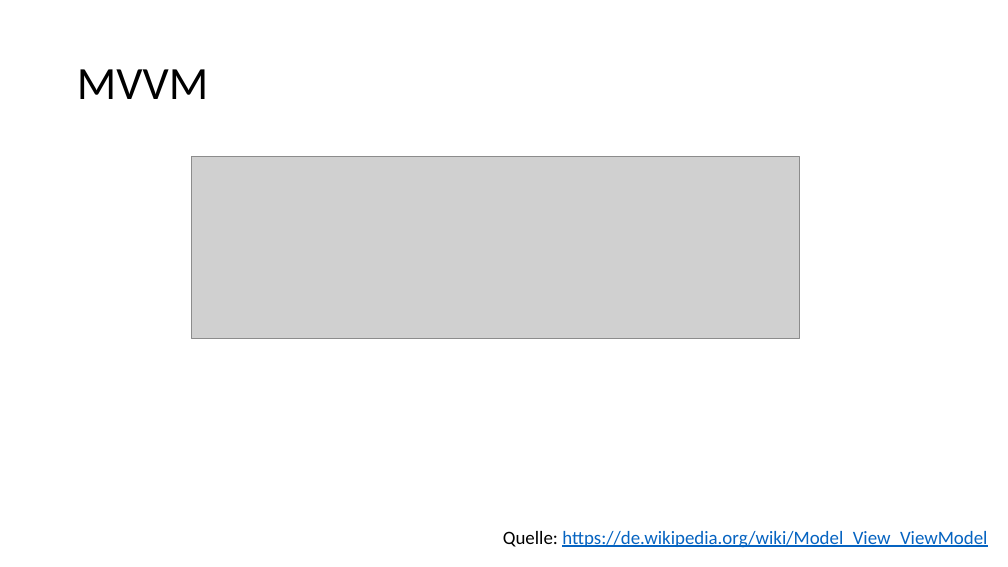
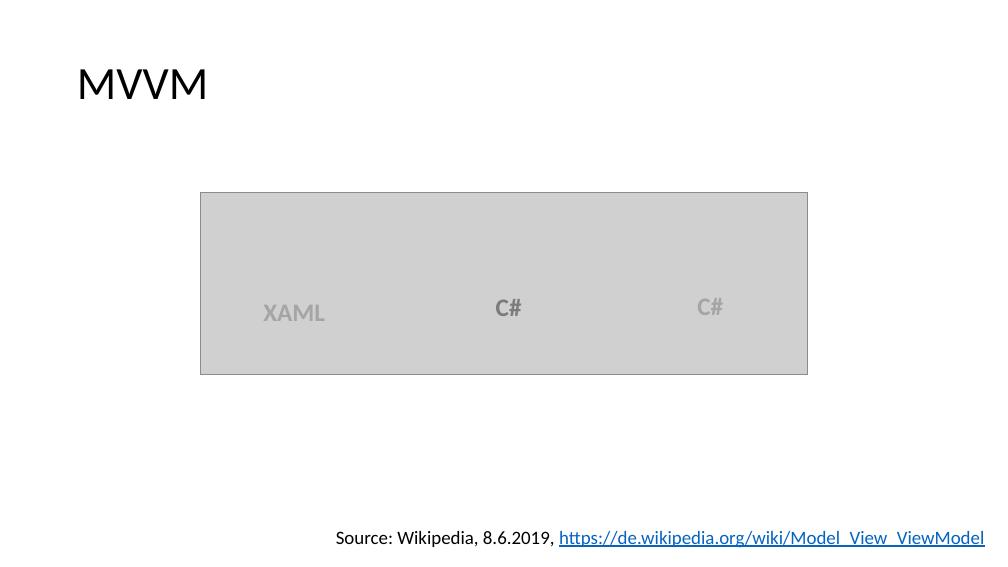
Before and after one commit to FrankPfattheicher/stonehenge.Chromely, a slide deck: slide 7 of stonehengeChromely.pptx (slide 6 before the commit). Drawn at 1008x567 pixels with LibreOffice and Linux fonts; fonts in the diff are those of the drawing; grey boxes stand for pictures. Boxes give left, top, right and bottom in pixels: in the first picture for what was removed or moved away, otherwise in the second. Text is boxed around its words. In the diff, an @@ line names an element or a change of style, - is before the commit and + after.

```diff
--- a/stonehengeChromely.pptx
+++ b/stonehengeChromely.pptx
@@ picture moved from (x1=192, y1=157, x2=799, y2=340) to (x1=200, y1=192, x2=808, y2=375) @@
@@ text added at (x1=496, y1=299, x2=522, y2=316), 24 pt, text #7C7C7C, bold @@
+C#
@@ text added at (x1=697, y1=298, x2=723, y2=315), 24 pt, text #A5A5A5, bold @@
+C#
@@ text added at (x1=263, y1=305, x2=325, y2=321), 24 pt, text #A5A5A5, bold @@
+XAML
@@ text at (x1=336, y1=531, x2=984, y2=548): text changed @@
-Quelle: https://de.wikipedia.org/wiki/Model_View_ViewModel
+Source: Wikipedia, 8.6.2019, https://de.wikipedia.org/wiki/Model_View_ViewModel
```
Also in this commit, not shown: 5 other slides changed, 1 slide added.
